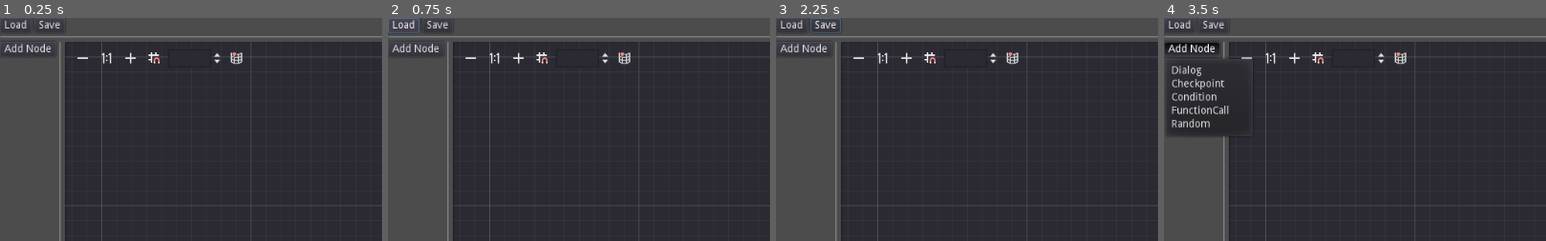
Above: before the commit, frames 1-4 (left to right).
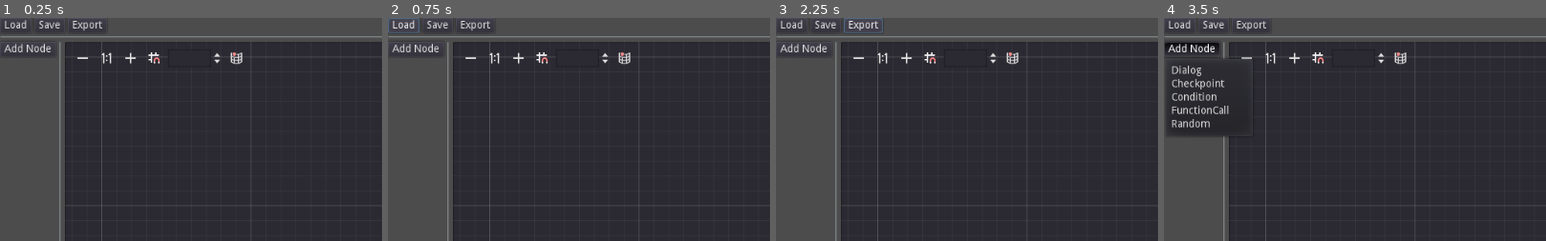
Above: after the commit, the same moments.

Repository: fossegutten/FuzzyStoryEditor
Game: Godot game, scene res://StoryEditor.tscn
The game is run twice, just before and just after one commit, with the same random seed, the same clock (stepped at 60 frames per second) and the same inputs.
Inputs (mouse positions are % of the whole screen's width and height, from its top left):
- Up to frame 1 (0.25 s): no input
- Up to frame 2 (0.75 s): click "Load" at 0.5 s
- Up to frame 3 (2.25 s): click "Save" at 1.25 s; click (11, 2) at 2 s, where only the run after the commit has a clickable "Export"
- Up to frame 4 (3.5 s): click "Add Node" at 2.75 s
The pictures show only the part of the screen within x 0-50%, y 0-50%; the shares and areas given below are measured in that part.

The runs differ from the first frame. In frame 1, 0.1% of the frame differs, in the area x 19-27%, y 1-6%; in frame 2, 0.1%; in frame 3, 0.4%, in the area x 9-28%, y 0-7%; in frame 4, 0.1%.
Error after the commit: Invalid call to function 'load_resource' in base 'Node (StorySaveLoad.gd)'. Expected 1 arguments. (res://StoryEditor.gd:160)

Commit message:
added basic saveload functionality
Need to load resource into the graphedit next. Might need a small refactor for this.

Diff:
--- a/StoryEditor.gd
+++ b/StoryEditor.gd
@@ -82,6 +82,7 @@
 			return
 
 	new_node.connect("close_request", self, "_on_EventNode_close_request", [new_node])
+	new_node.connect("resize_request", self, "_on_EventNode_resize_request", [new_node])
 	new_node.offset = new_node_offset
 	graph_edit.add_child(new_node)
 	assign_node_id(new_node)
@@ -89,9 +90,13 @@
 	new_node.name = "%s%d" % [node_name, new_node.get_node_id()]
 	new_node.title = "%s - ID: %d" % [node_name, new_node.get_node_id()]
 
+func _on_EventNode_resize_request(size : Vector2, requester : GraphNode) -> void:
+	if graph_edit.use_snap:
+		size = size.snapped(Vector2.ONE * graph_edit.snap_distance)
+	requester.rect_size = size
+
 
 func _on_EventNode_close_request(requester : GraphNode) -> void:
-
 	# remove all connections
 	for i in graph_edit.get_connection_list():
 		if i.from == requester.name or i.to == requester.name:
@@ -152,8 +157,18 @@
 
 
 func _on_LoadButton_pressed():
+	var arr : Array = $StorySaveLoad.load_resource()
+	$StoryParser.arra
 	pass # Replace with function body.
 
 
 func _on_SaveButton_pressed():
-	$StoryParser.graph_to_array(graph_edit, get_event_nodes())
+	var arr : Array = $StoryParser.graph_to_array(graph_edit, get_event_nodes())
+	$StorySaveLoad.save_as_resource(arr)
+
+func _on_ExportButton_pressed():
+	# TODO
+	var arr : Array = $StoryParser.graph_to_array(graph_edit, get_event_nodes())
+	$StorySaveLoad.save_as_json(arr)
+	# export as json?
+	pass
--- a/StoryEditor.tscn
+++ b/StoryEditor.tscn
@@ -1,8 +1,9 @@
-[gd_scene load_steps=4 format=2]
+[gd_scene load_steps=5 format=2]
 
 [ext_resource path="res://StoryEditor.gd" type="Script" id=1]
 [ext_resource path="res://StoryParser.gd" type="Script" id=2]
 [ext_resource path="res://StoryGraphEdit.gd" type="Script" id=3]
+[ext_resource path="res://StorySaveLoad.gd" type="Script" id=4]
 
 [node name="StoryEditor" type="Control"]
 anchor_right = 1.0
@@ -33,6 +34,12 @@
 margin_right = 87.0
 margin_bottom = 20.0
 text = "Save"
+
+[node name="ExportButton" type="Button" parent="VBox/HBox"]
+margin_left = 91.0
+margin_right = 143.0
+margin_bottom = 20.0
+text = "Export"
 
 [node name="HSeparator" type="HSeparator" parent="VBox"]
 margin_top = 24.0
@@ -76,8 +83,12 @@
 
 [node name="StoryParser" type="Node" parent="."]
 script = ExtResource( 2 )
+
+[node name="StorySaveLoad" type="Node" parent="."]
+script = ExtResource( 4 )
 [connection signal="pressed" from="VBox/HBox/LoadButton" to="." method="_on_LoadButton_pressed"]
 [connection signal="pressed" from="VBox/HBox/SaveButton" to="." method="_on_SaveButton_pressed"]
+[connection signal="pressed" from="VBox/HBox/ExportButton" to="." method="_on_ExportButton_pressed"]
 [connection signal="connection_request" from="VBox/HBox2/StoryGraphEdit" to="." method="_on_GraphEdit_connection_request"]
 [connection signal="connection_to_empty" from="VBox/HBox2/StoryGraphEdit" to="." method="_on_GraphEdit_connection_to_empty"]
 [connection signal="gui_input" from="VBox/HBox2/StoryGraphEdit" to="." method="_on_GraphEdit_gui_input"]
--- a/StoryParser.gd
+++ b/StoryParser.gd
@@ -3,6 +3,11 @@
 const EMPTY := -1
 
 #onready var graph_edit : GraphEdit = $"../VBox/HBox2/StoryGraphEdit"
+
+func array_to_graph(graph_edit : GraphEdit, event_nodes : Array) -> bool:
+
+
+	return false
 
 func graph_to_array(graph_edit : GraphEdit, event_nodes : Array) -> Array:
 	var nodes := []
@@ -71,7 +76,7 @@
 #						if c.from_port == x:
 						var target : EventNode = graph_edit.get_node(c.to)
 						choice_next_id = target.get_node_id()
-				choices.append([choice_text, choice_next_id])
+				choices.append({"text": choice_text, "next_id": choice_next_id})
 
 			node["choices"] = choices
 
--- /dev/null
+++ b/StorySaveLoad.gd
@@ -0,0 +1,46 @@
+extends Node
+
+var resource_path := "res://saved_story.tres"
+var json_path := "res://saved_story.json"
+
+func load_resource(resource : Resource) -> Array:
+
+	var story : FuzzyStory = ResourceLoader.load(resource_path)
+
+	return story.story_nodes
+
+
+func save_as_resource(node_array : Array, path : String = resource_path) -> void:
+
+	var story := FuzzyStory.new()
+
+	for i in node_array:
+		assert(i is Dictionary)
+		story.add_story_node(i)
+
+#	var dir := Directory.new()
+#	if dir.file_exists(path):
+#		dir.remove(path)
+#		print("kek")
+#	print(story)
+	ResourceSaver.save(path, story)
+
+
+func save_as_json(node_array : Array,  path : String = json_path, keep_metadata : bool = false) -> void:
+
+	# no reason to keep the metadata for a json file, as we don't import it (yet)
+	# it also clutters the json file, which defeats the purpose of a human readable format
+	if !keep_metadata:
+		for i in node_array:
+			if i is Dictionary:
+				if i.erase("metadata") == false:
+					printerr("Node did not have metadata")
+			else:
+				printerr("Node is not a dictionary")
+
+	var json_string : String = JSON.print(node_array, "	", true)
+
+	var file := File.new()
+	file.open(path, File.WRITE)
+	file.store_string(json_string)
+	file.close()
--- /dev/null
+++ b/my_story.tres
@@ -0,0 +1,7 @@
+[gd_resource type="Resource" load_steps=2 format=2]
+
+[ext_resource path="res://resources/FuzzyStory.gd" type="Script" id=1]
+
+[resource]
+script = ExtResource( 1 )
+story_nodes = [  ]
--- a/project.godot
+++ b/project.godot
@@ -13,9 +13,15 @@
 "class": "EventNode",
 "language": "GDScript",
 "path": "res://nodes/EventNode.gd"
+}, {
+"base": "Resource",
+"class": "FuzzyStory",
+"language": "GDScript",
+"path": "res://resources/FuzzyStory.gd"
 } ]
 _global_script_class_icons={
-"EventNode": ""
+"EventNode": "",
+"FuzzyStory": ""
 }
 
 [application]
--- /dev/null
+++ b/resources/FuzzyStory.gd
@@ -0,0 +1,14 @@
+extends Resource
+class_name FuzzyStory
+
+# array gets shared between instances if we initialize here, so we need to avoid that
+export(Array) var story_nodes : Array #= []
+
+
+func add_story_node(node : Dictionary) -> void:
+	# just check a sample to make sure no random dictionary is passed in
+	assert(node.has("node_id"))
+	if node.has("node_id"):
+		story_nodes.append(node)
+	else:
+		printerr("Story node: %s is not valid" % node)
--- /dev/null
+++ b/saved_story.json
@@ -0,0 +1,53 @@
+[
+	{
+		"checkpoint": "start",
+		"next_id": 1,
+		"node_id": 0,
+		"node_type": "CheckpointNode"
+	},
+	{
+		"class": "",
+		"function": "",
+		"next_id": -1,
+		"node_id": 2,
+		"node_type": "FunctionCallNode",
+		"params": [
+
+		]
+	},
+	{
+		"next_id_false": -1,
+		"next_id_true": -1,
+		"node_id": 3,
+		"node_type": "ConditionNode"
+	},
+	{
+		"node_id": 4,
+		"node_type": "RandomNode",
+		"outcomes": [
+			-1,
+			-1
+		]
+	},
+	{
+		"character": "",
+		"choices": [
+			{
+				"next_id": 2,
+				"text": "func"
+			},
+			{
+				"next_id": 3,
+				"text": "aasdcond"
+			},
+			{
+				"next_id": 4,
+				"text": "rand"
+			}
+		],
+		"dialog": "a",
+		"mood": "",
+		"node_id": 1,
+		"node_type": "DialogNode"
+	}
+]
--- /dev/null
+++ b/saved_story.tres
@@ -0,0 +1,19 @@
+[gd_resource type="Resource" load_steps=2 format=2]
+
+[ext_resource path="res://resources/FuzzyStory.gd" type="Script" id=1]
+
+[resource]
+script = ExtResource( 1 )
+story_nodes = [ {
+"class": "",
+"function": "",
+"metadata": {
+"node_name": "FunctionCallNode0",
+"position": Vector2( 10, 20 ),
+"size": Vector2( 332, 144 )
+},
+"next_id": -1,
+"node_id": 0,
+"node_type": "FunctionCallNode",
+"params": [  ]
+} ]
